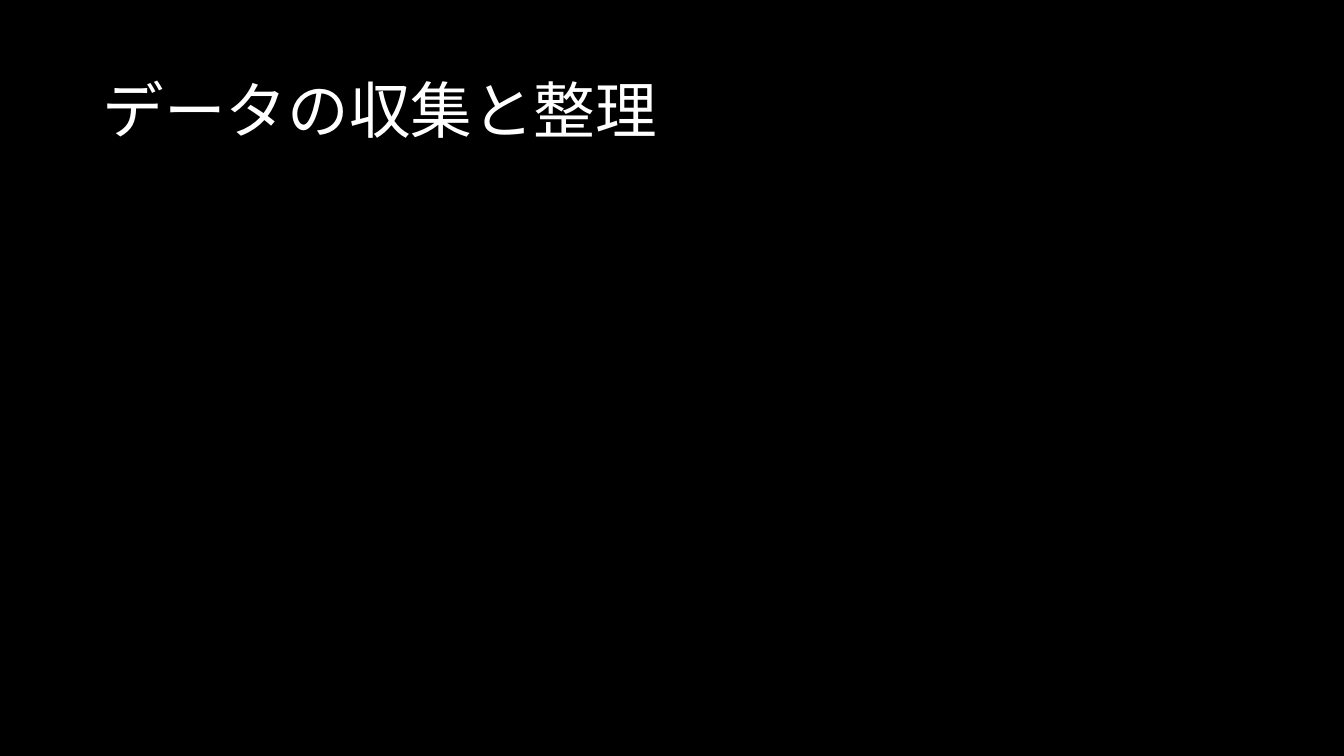
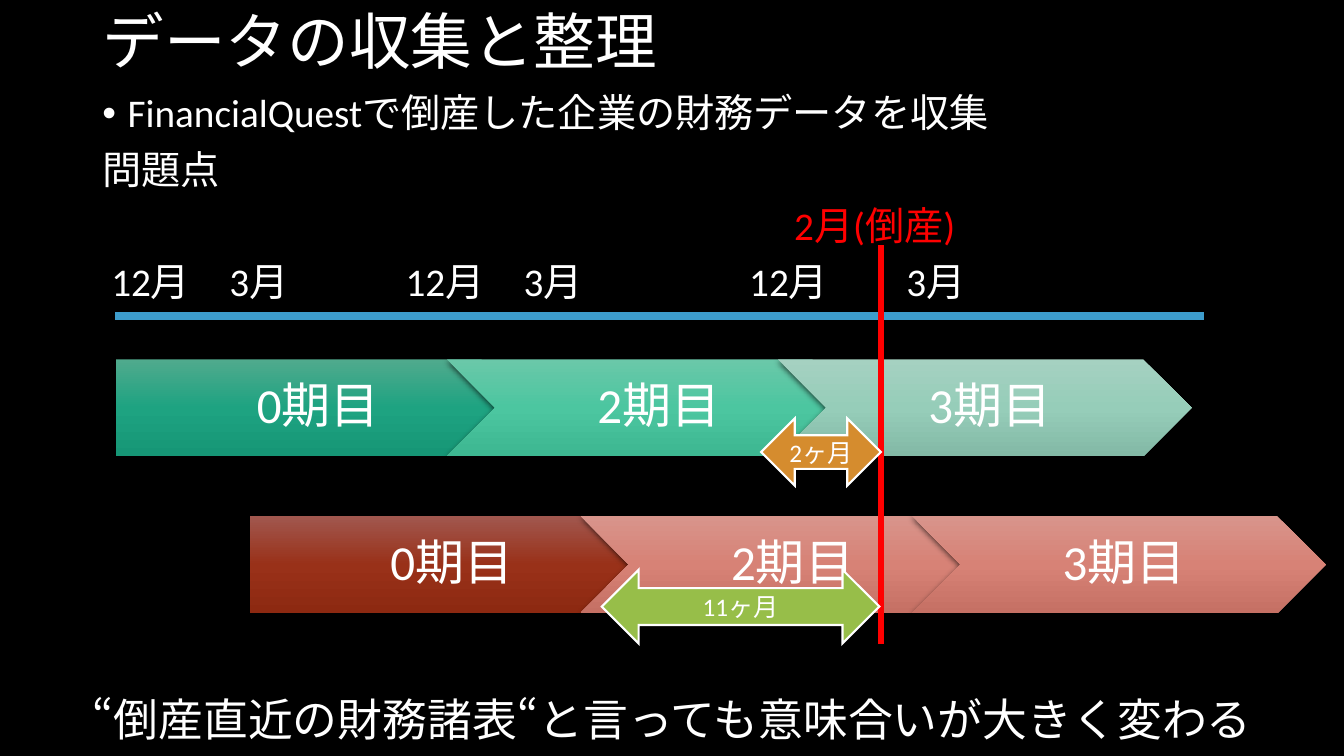
Before and after one commit to MAGA-Phantom/OperationSotsuron, a slide deck: slide 20 of 倒産の研究(仮).pptx (slide 16 before the commit). Drawn at 1344x756 pixels with LibreOffice and Linux fonts; fonts in the diff are those of the drawing. Boxes give left, top, right and bottom in pixels: in the first picture for what was removed or moved away, otherwise in the second. Text is boxed around its words. In the diff, an @@ line names an element or a change of style, - is before the commit and + after.

```diff
--- a/倒産の研究(仮).pptx
+++ b/倒産の研究(仮).pptx
@@ title "データの収集と整理": place and size @@
-title "データの収集と整理" at bbox=[102, 80, 657, 138]
+title "データの収集と整理" at bbox=[102, 11, 657, 69]
@@ text added at bbox=[102, 94, 989, 299], 28 pt, text #FFFFFF @@
+• FinancialQuestで倒産した企業の財務データを収集
+問題点
+2月(倒産)
+12月 3月 12月 3月 12月 3月
@@ line added from (881, 246) to (881, 643), #FF0000 4.5 pt @@
@@ line added from (115, 316) to (1204, 316), #3D9CCC 6 pt @@
@@ group added at bbox=[116, 359, 1192, 456]: 3 texts, 2 chevrons, 1 pentagon arrow @@
+0期目
+2期目
+3期目
@@ left right arrow added at bbox=[761, 418, 881, 486], fill #D58C2E, outline #FFFFFF 1.5 pt, 18 pt, text #FFFFFF @@
+2ヶ月
@@ group added at bbox=[250, 516, 1326, 613]: 3 texts, 2 chevrons, 1 pentagon arrow @@
+0期目
+2期目
+3期目
@@ left right arrow added at bbox=[602, 570, 879, 643], fill #97BE49, outline #FFFFFF 1.5 pt, 18 pt, text #FFFFFF @@
+11ヶ月
@@ text added at bbox=[92, 697, 1251, 740], 32 pt, text #FFFFFF @@
+“倒産直近の財務諸表“と言っても意味合いが大きく変わる
```
Also in this commit, not shown: 6 other slides changed, 5 slides added.
